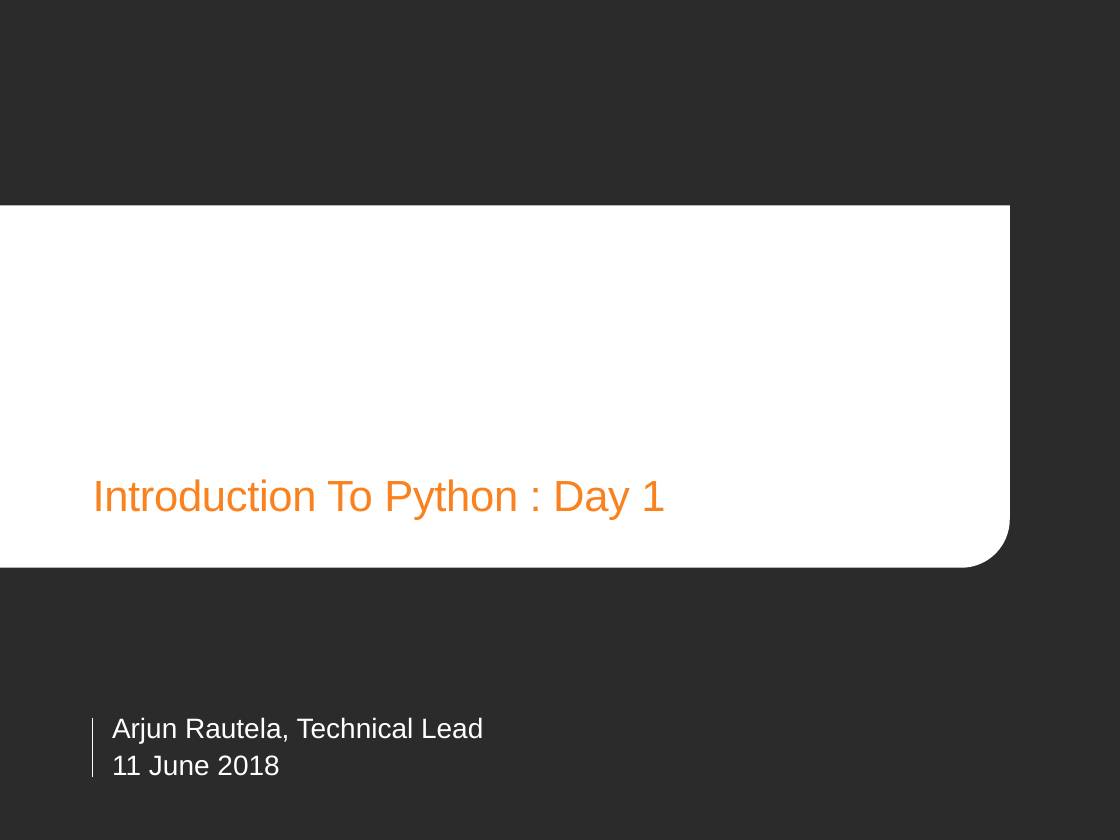
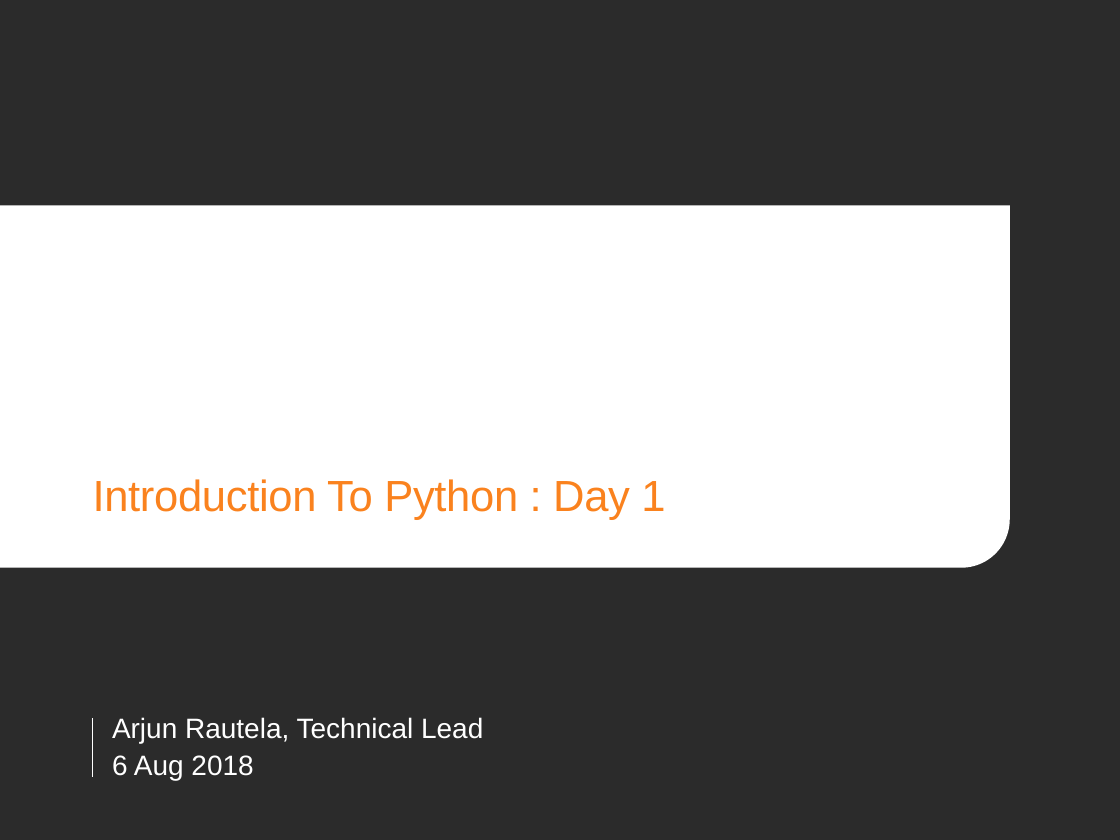
Before and after one commit to arjunrautela/Introduction-To-Python, a slide deck: slide 1 of PPT/Introduction To Python Day 1.pptx. Drawn at 1120x840 pixels with LibreOffice and Linux fonts; fonts in the diff are those of the drawing; background and template pictures are left out; a plain dark background stands for a picture behind light text. Boxes give left, top, right and bottom in pixels: in the first picture for what was removed or moved away, otherwise in the second. Text is boxed around its words. In the diff, an @@ line names an element or a change of style, - is before the commit and + after.

```diff
--- a/PPT/Introduction To Python Day 1.pptx
+++ b/PPT/Introduction To Python Day 1.pptx
@@ text at box(112, 755, 253, 780): text changed @@
-11 June 2018
+6 Aug 2018
```
Also in this commit, not shown: 58 other slides changed, 53 other files.
